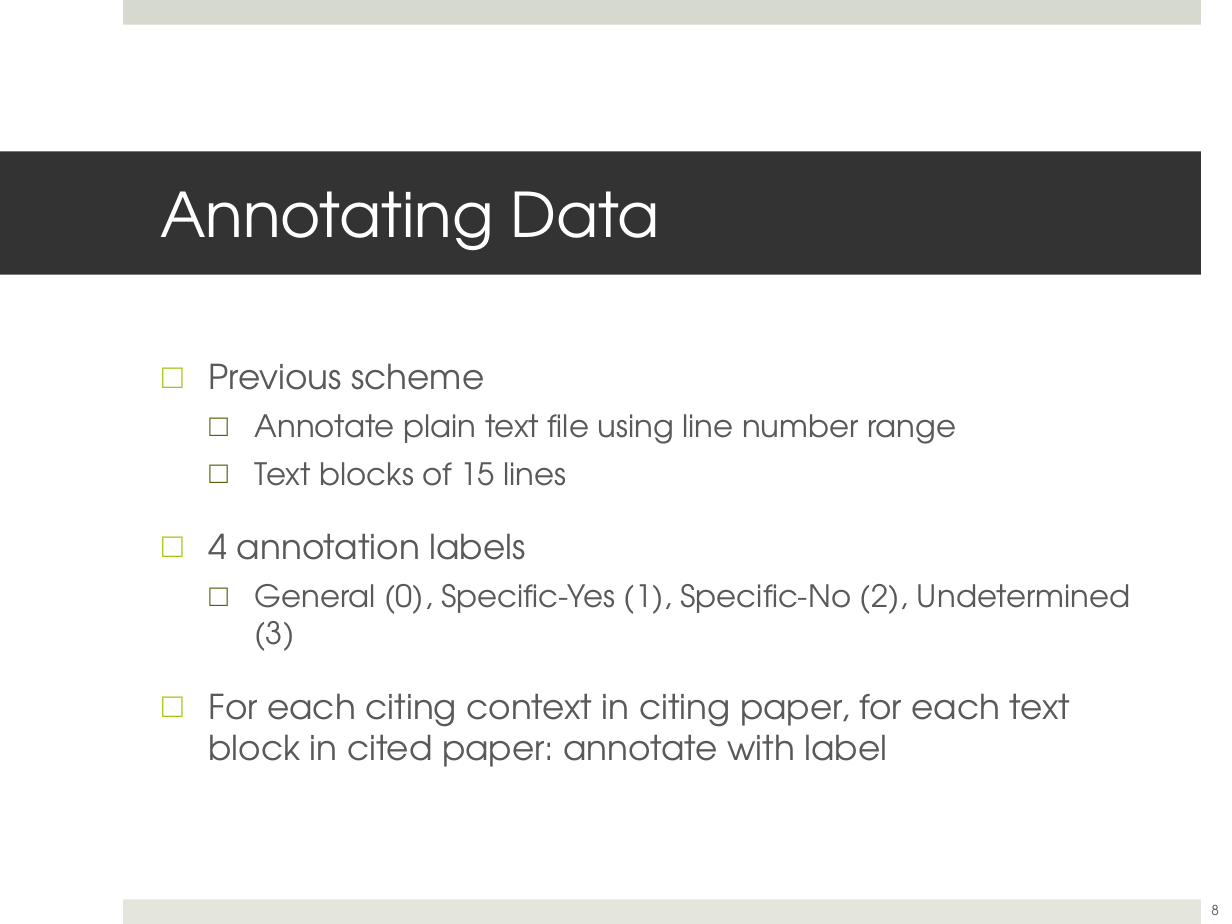
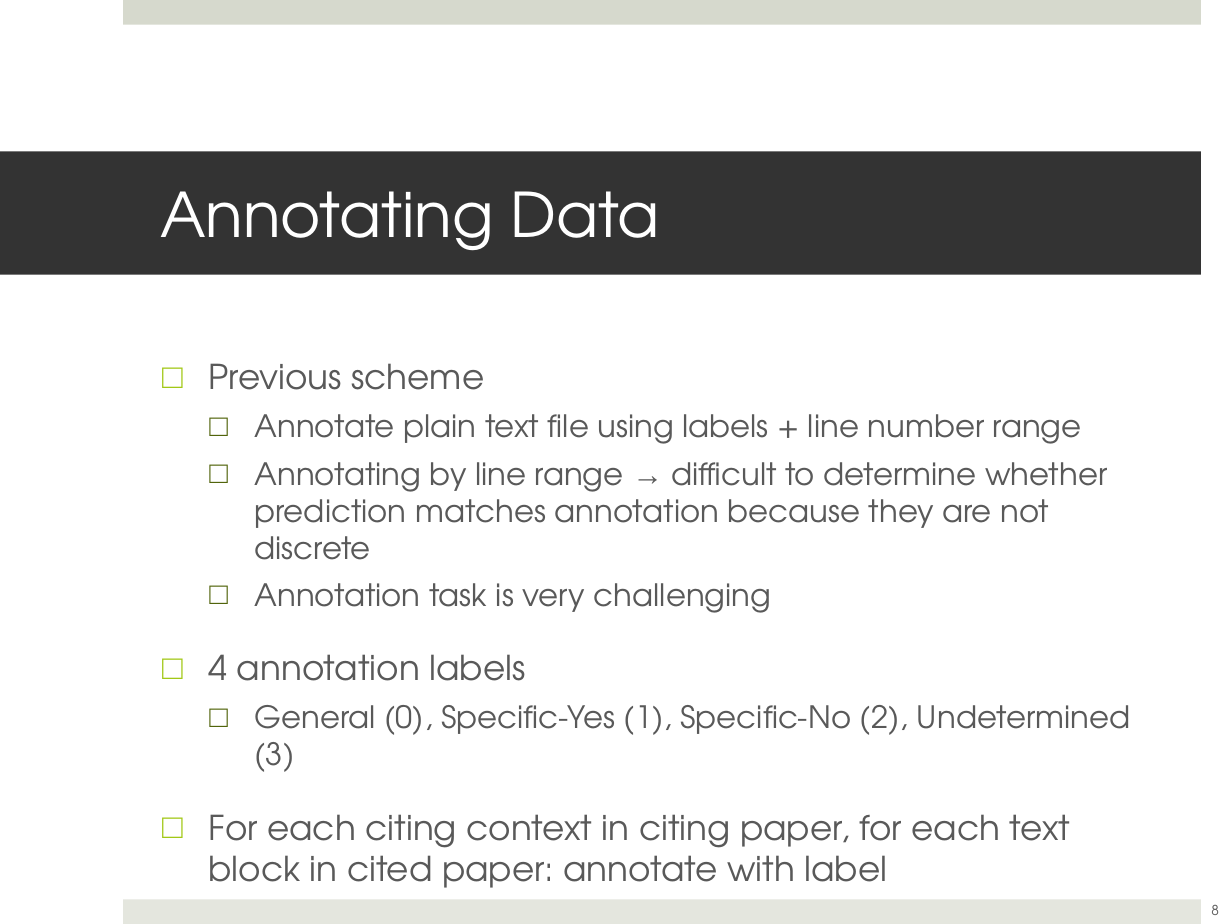
Before and after one commit to lwheng/fyp, a slide deck: slide 8 of presentation/fypupdate-2012-09-28.ppt. Drawn at 1232x924 pixels with LibreOffice and Linux fonts; fonts in the diff are those of the drawing. Boxes give left, top, right and bottom in pixels: in the first picture for what was removed or moved away, otherwise in the second. Text is boxed around its words. In the diff, an @@ line names an element or a change of style, - is before the commit and + after.

```diff
--- a/presentation/fypupdate-2012-09-28.ppt
+++ b/presentation/fypupdate-2012-09-28.ppt
@@ text at (x1=255, y1=414, x2=1107, y2=613): text changed @@
-  □ Annotate plain text file using line number range
-  □ Text blocks of 15 lines
+  □ Annotate plain text file using labels + line number range
+  □ Annotating by line range → difficult to determine whether prediction matches annotation because they are not discrete
+  □ Annotation task is very challenging
```
Also in this commit, not shown: 1 other file.
